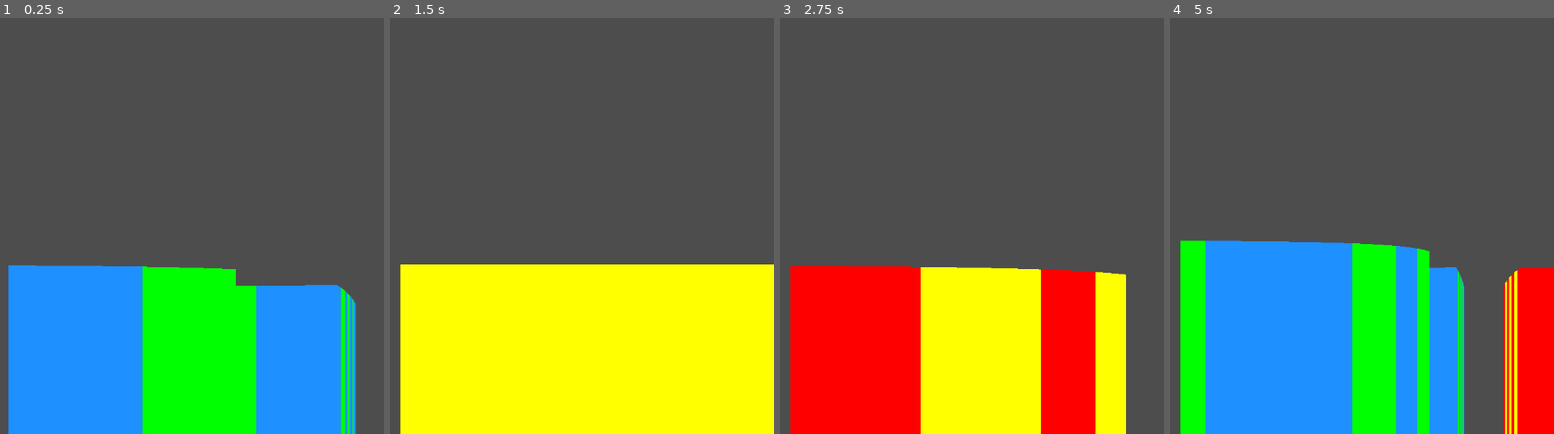
Above: before the commit, frames 1-4 (left to right).
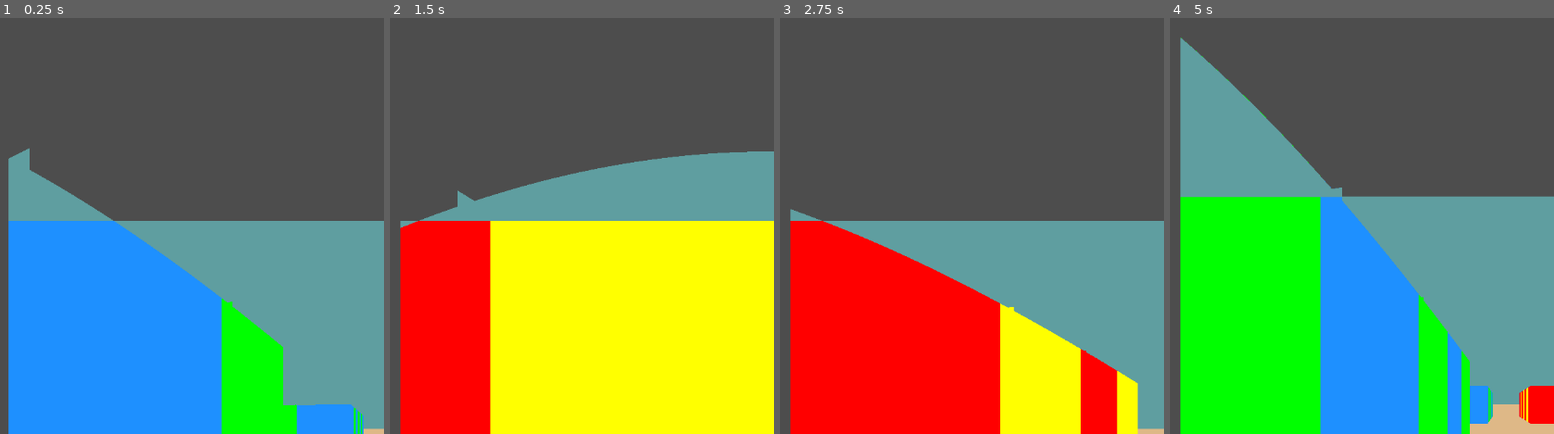
Above: after the commit, the same moments.

Repository: binary-soup/Raycasting
Game: Godot game, scene res://main.tscn
Same seed, same stepped clock (60 frames per second), same inputs: the game is played once before the commit and once after it.
Inputs:
- Up to frame 1 (0.25 s): no input
- Up to frame 2 (1.5 s): tap Enter at 0.5 s; hold D (rotate_right) 0.53-1.28 s; hold S (move_back) from 1.28 s (still down)
- Up to frame 3 (2.75 s): tap Space at 2 s; release S (move_back) at 2.03 s; hold D (rotate_right) from 2.03 s (still down)
- Up to frame 4 (5 s): release D (rotate_right) at 2.78 s; hold W (move_forward) 2.78-3.53 s; hold A (rotate_left) from 3.53 s (still down)

The runs differ from the first frame. In frame 1, 35% of the frame differs, in the area x 2-100%, y 31-100%; in frame 2, 30%; in frame 3, 32%; in frame 4, 53%, in the area x 2-100%, y 4-100%.

Commit message:
wall height fix

Diff:
--- a/main.gd
+++ b/main.gd
@@ -6,8 +6,11 @@
 @onready var player := $Player
 @onready var camera := $Player/Camera2D
 
-const fov := PI/6
+const fov := PI/4
 const cell_size := 16
+
+const floor_colour := Color.BURLYWOOD
+const ceiling_colour := Color.CADET_BLUE
 
 const colours := {
 	Vector2i(0, 0): Color.RED,
@@ -47,6 +50,9 @@
 	var start_pos : Vector2 = player.position
 	var pos := start_pos
 
+	var mid_point = viewport_size.y / 2
+	var wall_height := 0.0
+
 	while true:
 		pos = _calc_intersection_point(pos, dir) + dir
 
@@ -58,11 +64,13 @@
 		if coords == Vector2i(-1, -1):
 			continue
 
-		var height : float = lerp(float(viewport_size.y)*0.8, 0.0, dist/1000)
-		var mid_point = viewport_size.y / 2
+		wall_height = (viewport_size.y / 2) / dist * cell_size
+		draw_line(Vector2(x, mid_point - wall_height), Vector2(x, mid_point + wall_height), colours[coords])
+		break
 
-		draw_line(Vector2(x, mid_point - height / 2), Vector2(x, mid_point + height / 2), colours[coords])
-		break
+	draw_line(Vector2(x, 0), Vector2(x, mid_point - wall_height), ceiling_colour)
+	draw_line(Vector2(x, mid_point + wall_height), Vector2(x, viewport_size.y), floor_colour)
+
 
 
 func _calc_intersection_point(pos : Vector2, dir : Vector2) -> Vector2:
